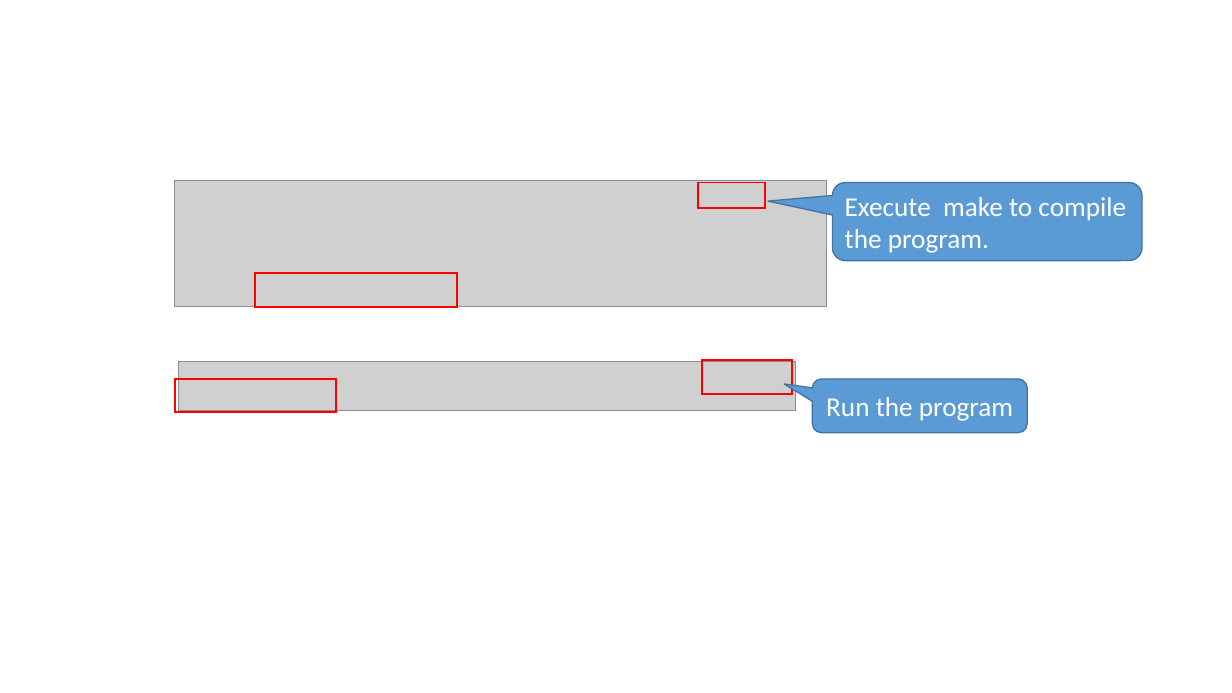
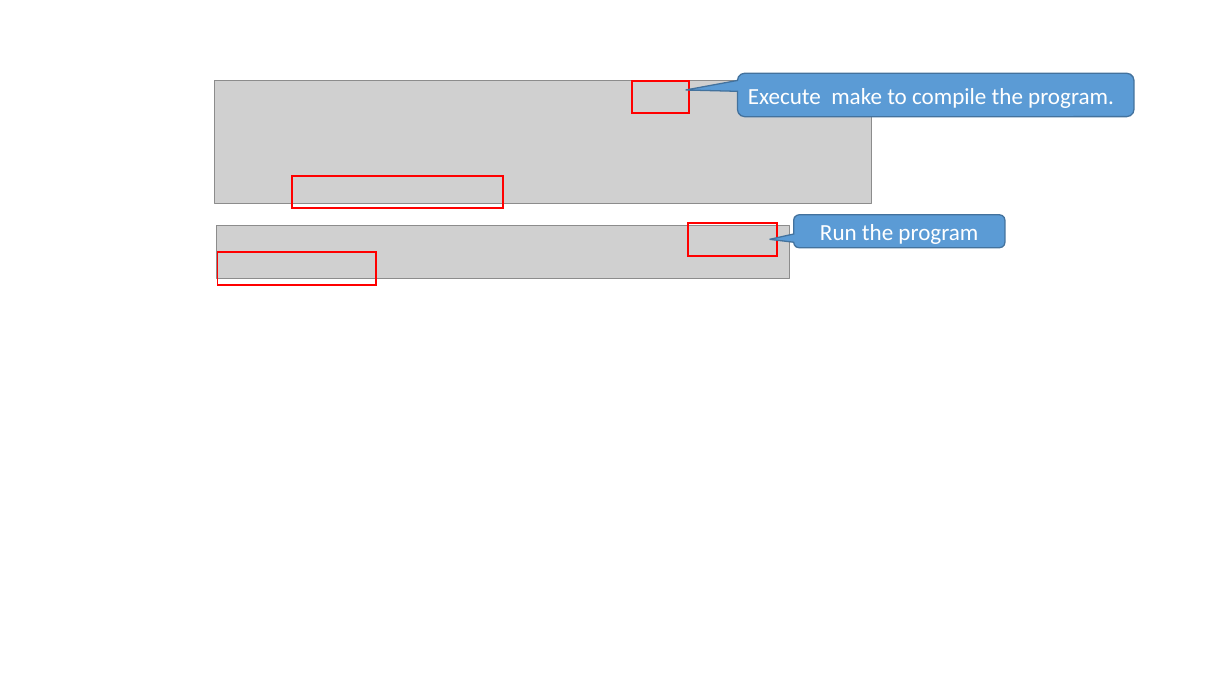
Before and after one commit to ShiqiYu/CPP, a slide deck: slide 6 of week05/Lab05.pptx (slide 8 before the commit). Drawn at 1232x693 pixels with LibreOffice and Linux fonts; fonts in the diff are those of the drawing; grey boxes stand for pictures; background and template pictures are left out. Boxes give left, top, right and bottom in pixels: in the first picture for what was removed or moved away, otherwise in the second. Text is boxed around its words. In the diff, an @@ line names an element or a change of style, - is before the commit and + after.

```diff
--- a/week05/Lab05.pptx
+++ b/week05/Lab05.pptx
@@ picture added at <box>214,80,872,203</box> @@
@@ rectangle added at <box>632,80,689,113</box>, outline #FF0000 1.5 pt @@
@@ rounded speech box "Execute make to compile the ...": place and size @@
-rounded speech box "Execute make to compile the ..." at <box>833,182,1142,261</box>
+rounded speech box "Execute make to compile the ..." at <box>738,73,1134,116</box>
@@ rounded speech box "Execute make to compile the ..." at <box>738,73,1134,116</box>: proportions changed @@
@@ text in rounded speech box at <box>748,88,1114,108</box>: text changed; size 21.2 to 18 pt @@
-Execute make to compile
-the program.
+Execute make to compile the program.
@@ rectangle: place and size @@
-rectangle at <box>255,274,457,307</box>
+rectangle at <box>292,176,504,208</box>
@@ picture removed at <box>175,180,827,307</box> @@
@@ picture added at <box>217,226,790,278</box> @@
@@ rectangle: place and size @@
-rectangle at <box>699,182,765,208</box>
+rectangle at <box>689,223,777,256</box>
@@ rounded speech box "Run the program": place and size @@
-rounded speech box "Run the program" at <box>812,379,1028,433</box>
+rounded speech box "Run the program" at <box>794,214,1006,248</box>
@@ rounded speech box "Run the program" at <box>794,214,1006,248</box>: size 21.2 to 18 pt; proportions changed @@
@@ rectangle: place and size @@
-rectangle at <box>175,379,335,412</box>
+rectangle at <box>217,252,376,285</box>
@@ picture removed at <box>178,362,796,411</box> @@
@@ rectangle removed at <box>702,360,792,394</box> @@
```
Also in this commit, not shown: 12 other slides changed, 3 slides added, 4 slides removed, 1 other file.
